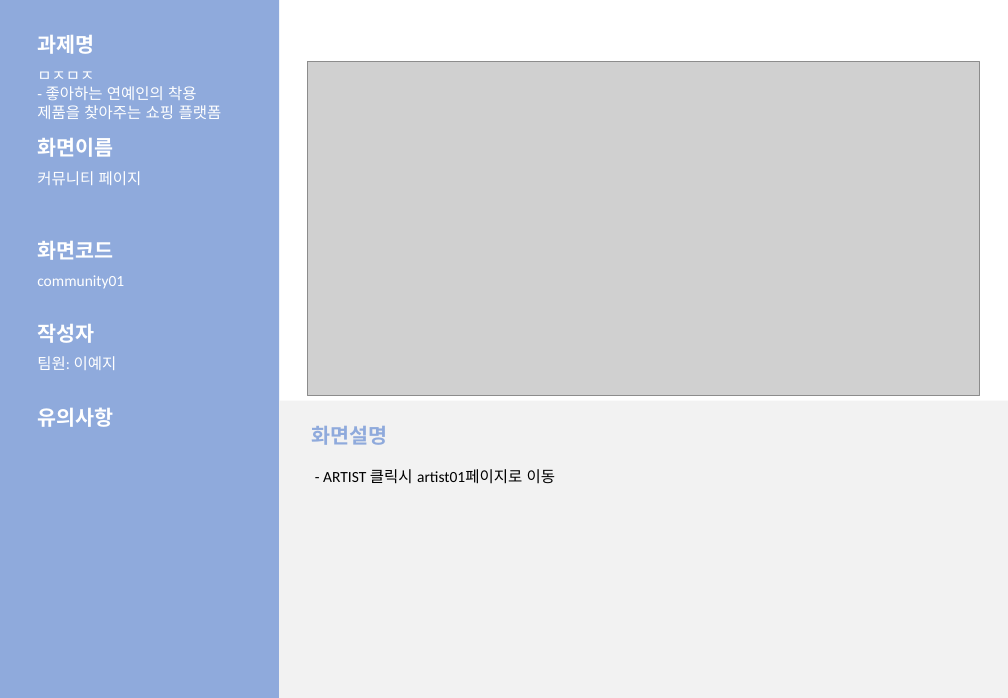
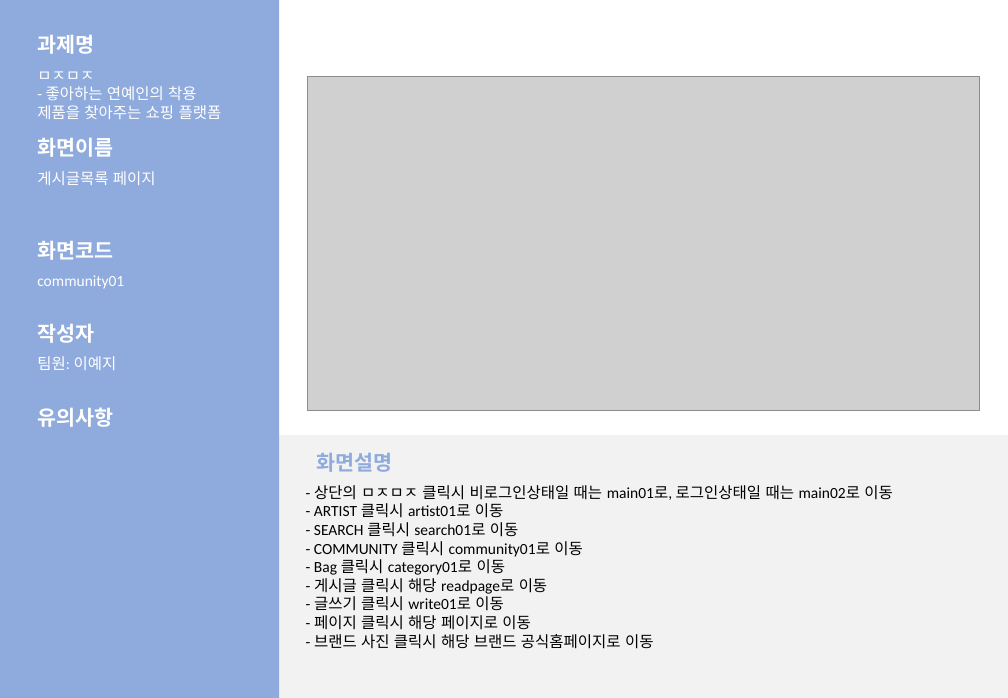
Before and after one commit to LeticiaKang/Project_Idol-Fandom-WebPlaform, a slide deck: slide 12 of 산출문서/화면설계서/화면설계서_서식(1조. HappyVirus).pptx. Drawn at 1008x698 pixels with LibreOffice and Linux fonts; fonts in the diff are those of the drawing; grey boxes stand for pictures. Boxes give left, top, right and bottom in pixels: in the first picture for what was removed or moved away, otherwise in the second. Text is boxed around its words. In the diff, an @@ line names an element or a change of style, - is before the commit and + after.

Commit message:
화면설계서
- 완성

```diff
--- a/산출문서/화면설계서/화면설계서_서식(1조. HappyVirus).pptx
+++ b/산출문서/화면설계서/화면설계서_서식(1조. HappyVirus).pptx
@@ picture: place and size @@
-picture at (307,61,980,396)
+picture at (307,76,980,410)
@@ text at (37,171,156,185): text changed @@
-커뮤니티 페이지
+게시글목록 페이지
@@ rectangle "- 상단의 ㅁㅈㅁㅈ 클릭시 비로그인상태일 ...": place and size @@
-rectangle "- 상단의 ㅁㅈㅁㅈ 클릭시 비로그인상태일 ..." at (279,400,1008,698)
+rectangle "- 상단의 ㅁㅈㅁㅈ 클릭시 비로그인상태일 ..." at (279,436,1008,698)
@@ text "화면설명": place and size @@
-text "화면설명" at (311,426,387,445)
+text "화면설명" at (316,453,392,472)
@@ text removed at (323,469,555,484) @@
-- ARTIST 클릭시 artist01페이지로 이동
@@ text in rectangle at (314,485,892,649): text added @@
+- 상단의 ㅁㅈㅁㅈ 클릭시 비로그인상태일 때는 main01로, 로그인상태일 때는 main02로 이동
+- ARTIST 클릭시 artist01로 이동
+- SEARCH 클릭시 search01로 이동
+- COMMUNITY 클릭시 community01로 이동
+- Bag 클릭시 category01로 이동
+- 게시글 클릭시 해당 readpage로 이동
+- 글쓰기 클릭시 write01로 이동
+- 페이지 클릭시 해당 페이지로 이동
+- 브랜드 사진 클릭시 해당 브랜드 공식홈페이지로 이동
```
Also in this commit, not shown: 13 other slides changed.
